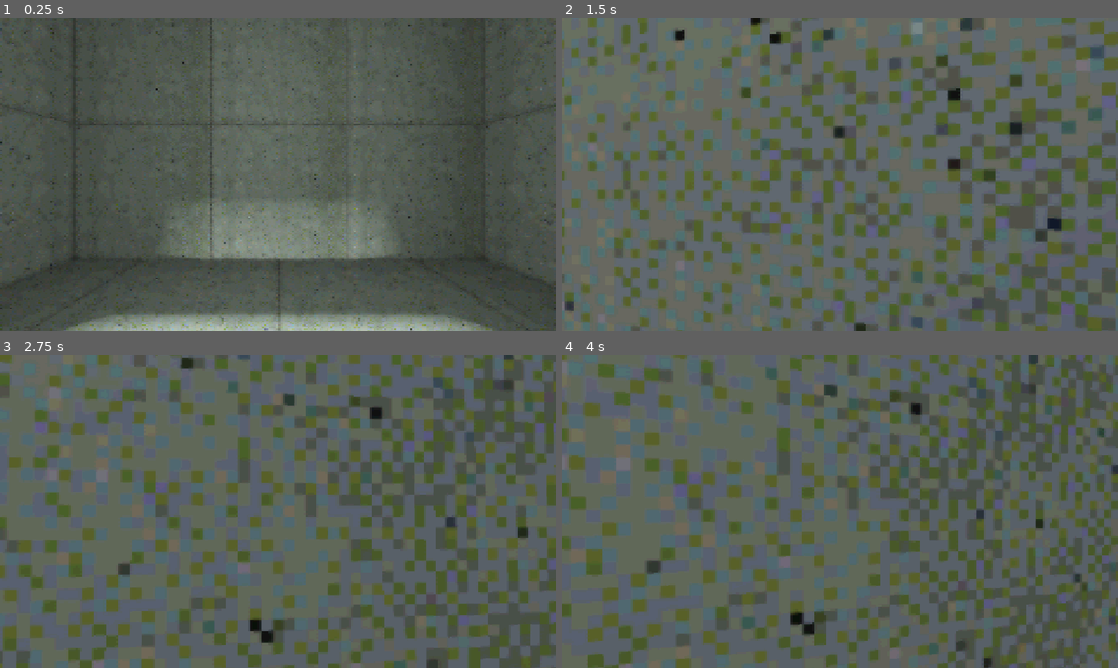
Above: before the commit, frames 1-4 (two rows, left to right).
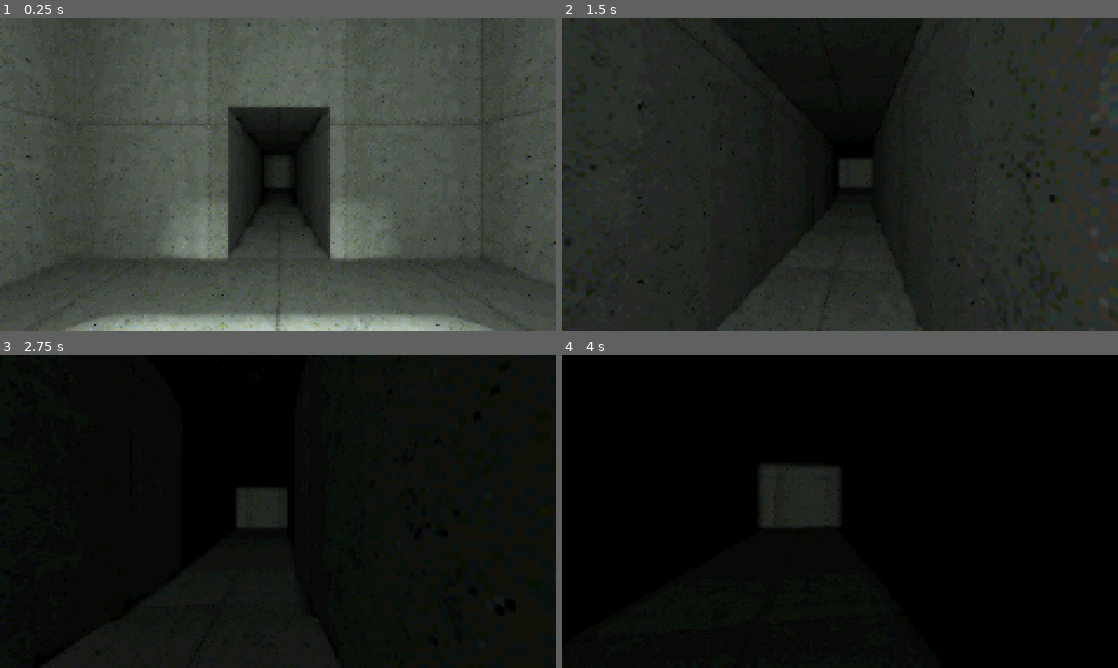
Above: after the commit, the same moments.

Repository: shagower/RE-ROUTE
Game: Godot game, scene res://main.tscn
Two runs of this game, one before a commit and one after it. Both use one fixed random seed, a clock stepped at 60 frames per second and the inputs below.
Inputs (mouse positions are in pixels of both pictures, inside the frame that each line leads up to):
- Up to frame 1 (0.25 s): no input
- Up to frame 2 (1.5 s): tap Enter at 0.5 s; move the mouse to (867, 174) at 0.52 s; hold W (char_up) from 0.53 s (still down); tap Ctrl (char_crouch, bound only after the commit) at 0.6 s; tap Space (char_jump) at 0.77 s; move the mouse to (812, 174) at 1.27 s; tap Shift (char_sprint) at 1.35 s
- Up to frame 3 (2.75 s): keep holding W (char_up); tap Space (char_jump) at 1.52 s; tap Ctrl (char_crouch, bound only after the commit) at 1.55, 2.1 s; move the mouse to (289, 505) at 2.02 s
- Up to frame 4 (4 s): keep holding W (char_up); move the mouse to (834, 517) at 2.77 s; tap Ctrl (char_crouch, bound only after the commit) at 2.85, 3.8 s; tap Space (char_jump) at 3.02, 3.77 s; move the mouse to (878, 514) at 3.52 s; tap Shift (char_sprint) at 3.6 s

The runs differ from the first frame. In frame 1, 14% of the frame differs, in the area x 0-100%, y 0-100%; in frame 2, 99%; in frame 3, 100%; in frame 4, 100%.

Commit message:
fixed crouching and something else i think

Diff:
--- a/main.tscn
+++ b/main.tscn
@@ -23,15 +23,14 @@
 [node name="main" type="Node3D" unique_id=1945090909]
 
 [node name="Character" parent="." unique_id=513471701 instance=ExtResource("1_ig7tw")]
-transform = Transform3D(-4.37114e-08, 0, -1, 0, 1, 0, 1, 0, -4.37114e-08, 0, 1.3068674, 0)
-crouch_enabled = false
+transform = Transform3D(-2.1855693e-07, 0, 1, 0, 1, 0, -1, 0, -2.1855693e-07, 0, 1.3068674, 0)
 
 [node name="Map" type="Node3D" parent="." unique_id=718820290]
 
 [node name="WorldEnvironment" type="WorldEnvironment" parent="." unique_id=771664980]
 environment = SubResource("Environment_6g22i")
 
-[node name="Testroomobj" type="MeshInstance3D" parent="." unique_id=509985249]
+[node name="Testroomobj" type="MeshInstance3D" parent="." unique_id=509985249 groups=["ObjectCollision", "PlayerCollision"]]
 material_override = ExtResource("2_h2yge")
 cast_shadow = 2
 gi_lightmap_texel_scale = 1.2967
--- a/project.godot
+++ b/project.godot
@@ -27,42 +27,55 @@
 [global_group]
 
 PlayerCollision=""
+ObjectCollision=""
 
 [input]
 
 char_left={
 "deadzone": 0.2,
 "events": [Object(InputEventKey,"resource_local_to_scene":false,"resource_name":"","device":-1,"window_id":0,"alt_press …(191 unchanged characters)…
+, Object(InputEventKey,"resource_local_to_scene":false,"resource_name":"","device":-1,"window_id":0,"alt_pressed":false,"shift_pressed":false,"ctrl_pressed":false,"meta_pressed":false,"pressed":false,"keycode":0,"physical_keycode":4194319,"key_label":0,"unicode":0,"location":0,"echo":false,"script":null)
 ]
 }
 char_right={
 "deadzone": 0.2,
 "events": [Object(InputEventKey,"resource_local_to_scene":false,"resource_name":"","device":-1,"window_id":0,"alt_press …(192 unchanged characters)…
+, Object(InputEventKey,"resource_local_to_scene":false,"resource_name":"","device":-1,"window_id":0,"alt_pressed":false,"shift_pressed":false,"ctrl_pressed":false,"meta_pressed":false,"pressed":false,"keycode":0,"physical_keycode":4194321,"key_label":0,"unicode":0,"location":0,"echo":false,"script":null)
 ]
 }
 char_up={
 "deadzone": 0.2,
 "events": [Object(InputEventKey,"resource_local_to_scene":false,"resource_name":"","device":-1,"window_id":0,"alt_press …(192 unchanged characters)…
+, Object(InputEventKey,"resource_local_to_scene":false,"resource_name":"","device":-1,"window_id":0,"alt_pressed":false,"shift_pressed":false,"ctrl_pressed":false,"meta_pressed":false,"pressed":false,"keycode":0,"physical_keycode":4194320,"key_label":0,"unicode":0,"location":0,"echo":false,"script":null)
 ]
 }
 char_down={
 "deadzone": 0.2,
 "events": [Object(InputEventKey,"resource_local_to_scene":false,"resource_name":"","device":-1,"window_id":0,"alt_press …(192 unchanged characters)…
+, Object(InputEventKey,"resource_local_to_scene":false,"resource_name":"","device":-1,"window_id":0,"alt_pressed":false,"shift_pressed":false,"ctrl_pressed":false,"meta_pressed":false,"pressed":false,"keycode":0,"physical_keycode":4194322,"key_label":0,"unicode":0,"location":0,"echo":false,"script":null)
 ]
 }
 char_jump={
 "deadzone": 0.2,
 "events": [Object(InputEventKey,"resource_local_to_scene":false,"resource_name":"","device":-1,"window_id":0,"alt_press …(191 unchanged characters)…
+, Object(InputEventKey,"resource_local_to_scene":false,"resource_name":"","device":-1,"window_id":0,"alt_pressed":false,"shift_pressed":false,"ctrl_pressed":false,"meta_pressed":false,"pressed":false,"keycode":0,"physical_keycode":86,"key_label":0,"unicode":118,"location":0,"echo":false,"script":null)
 ]
 }
 char_pause={
 "deadzone": 0.2,
 "events": [Object(InputEventKey,"resource_local_to_scene":false,"resource_name":"","device":-1,"window_id":0,"alt_press …(195 unchanged characters)…
+, Object(InputEventKey,"resource_local_to_scene":false,"resource_name":"","device":-1,"window_id":0,"alt_pressed":false,"shift_pressed":false,"ctrl_pressed":false,"meta_pressed":false,"pressed":false,"keycode":0,"physical_keycode":80,"key_label":0,"unicode":112,"location":0,"echo":false,"script":null)
 ]
 }
 char_sprint={
 "deadzone": 0.2,
 "events": [Object(InputEventKey,"resource_local_to_scene":false,"resource_name":"","device":-1,"window_id":0,"alt_press …(195 unchanged characters)…
+]
+}
+char_crouch={
+"deadzone": 0.2,
+"events": [Object(InputEventKey,"resource_local_to_scene":false,"resource_name":"","device":-1,"window_id":0,"alt_pressed":false,"shift_pressed":false,"ctrl_pressed":false,"meta_pressed":false,"pressed":false,"keycode":0,"physical_keycode":4194326,"key_label":0,"unicode":0,"location":0,"echo":false,"script":null)
+, Object(InputEventKey,"resource_local_to_scene":false,"resource_name":"","device":-1,"window_id":0,"alt_pressed":false,"shift_pressed":false,"ctrl_pressed":false,"meta_pressed":false,"pressed":false,"keycode":0,"physical_keycode":67,"key_label":0,"unicode":99,"location":0,"echo":false,"script":null)
 ]
 }
 
